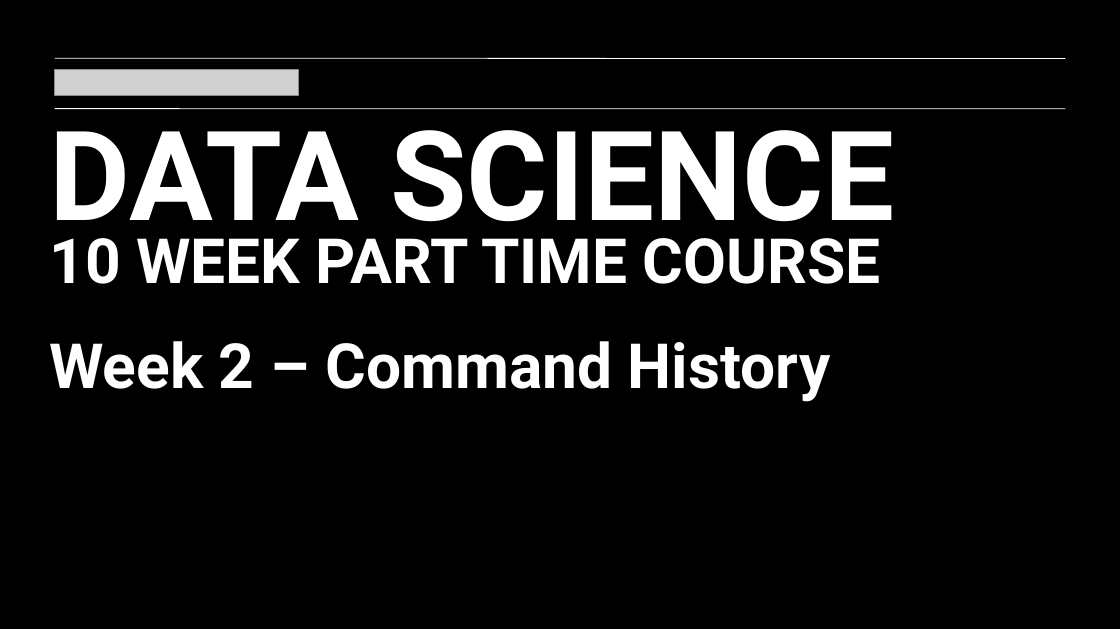
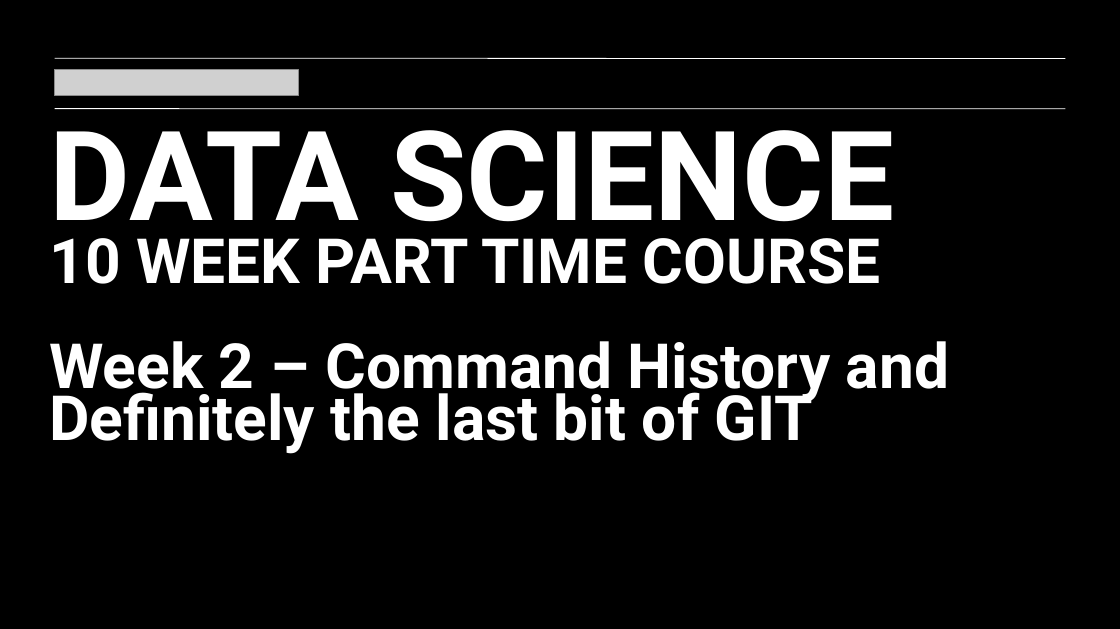
Before and after one commit to ihansel/SYD_DAT_4, a slide deck: slide 1 of slides/Week2z.pptx. Drawn at 1120x629 pixels with LibreOffice and Linux fonts; fonts in the diff are those of the drawing; grey boxes stand for pictures; background and template pictures are left out. Boxes give left, top, right and bottom in pixels: in the first picture for what was removed or moved away, otherwise in the second. Text is boxed around its words. In the diff, an @@ line names an element or a change of style, - is before the commit and + after.

Commit message:
Fix up git commands

```diff
--- a/slides/Week2z.pptx
+++ b/slides/Week2z.pptx
@@ title at bbox=[49, 341, 949, 454]: text changed @@
-Week 2 – Command History
+Week 2 – Command History and Definitely the last bit of GIT
```
Also in this commit, not shown: 2 slides added.
